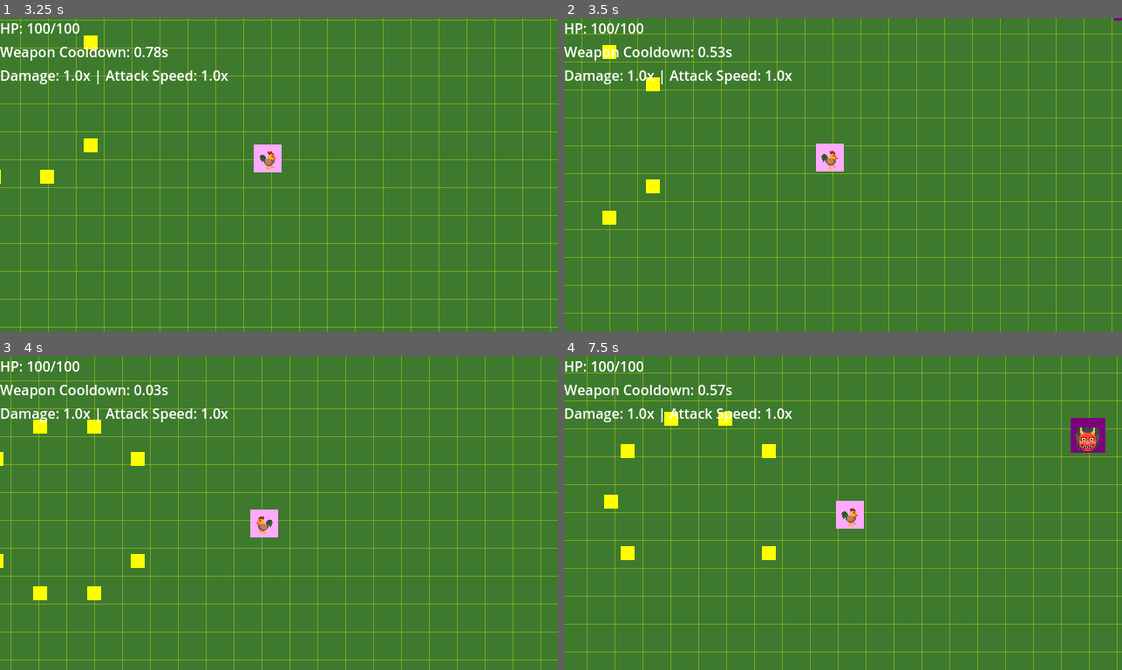
Above: before the commit, frames 1-4 (two rows, left to right).
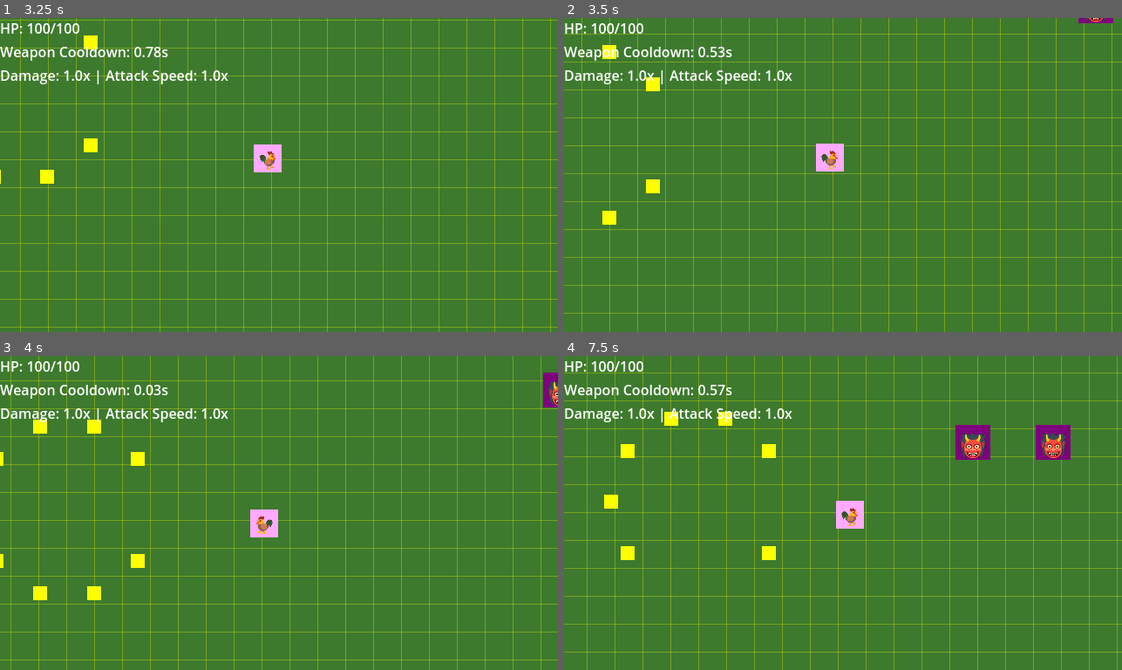
Above: after the commit, the same moments.

Repository: thejoshyee/sarimanok-game
Game: Godot game, scene res://main.tscn
Same seed, same stepped clock (60 frames per second), same inputs: the game is played once before the commit and once after it.
Inputs:
- Up to frame 1 (3.25 s): tap Enter (ui_accept) at 0.5, 0.77, 1.52, 3.02 s; hold Right (move_right) 0.53-1.28 s; hold 1 0.53-1.28 s; hold S (move_down) 1.28-2.03 s; tap 2 at 1.35 s; hold Right (move_right) 2.03-2.78 s; hold 3 2.03-2.78 s; hold Up (move_up) from 2.78 s (still down); tap 1 at 2.85 s
- Up to frame 2 (3.5 s): keep holding Up (move_up)
- Up to frame 3 (4 s): release Up (move_up) at 3.53 s; hold A (move_left) from 3.53 s (still down); hold 2 from 3.53 s (still down); tap Enter (ui_accept) at 3.77 s
- Up to frame 4 (7.5 s): release 2 at 4.28 s; tap 3 at 4.35 s; tap Enter (ui_accept) at 4.52, 6.02, 6.77 s; release A (move_left) at 5.03 s; hold S (move_down) 5.03-5.78 s; hold 1 5.03-5.78 s; hold Right (move_right) 5.78-6.53 s; tap 2 at 5.85 s; hold Up (move_up) 6.53-7.28 s; hold 3 6.53-7.28 s; hold Right (move_right) from 7.28 s (still down); tap 1 at 7.35 s

Frame 1 is identical in both runs. In frame 2, 0.1% of the frame differs, in the area x 92-100%, y 0-2%; in frame 3, 0.3%; in frame 4, 2.1%, in the area x 70-98%, y 19-34%.

Commit message:
Add ring-based spawn distance variation (405-495px)
Enemies now spawn at randomized distances within a ring rather than
a fixed circle, creating more organic spawn patterns.

Diff:
--- a/game/scripts/core/enemy_spawner.gd
+++ b/game/scripts/core/enemy_spawner.gd
@@ -10,7 +10,7 @@
 # Spawn configuration
 const ARENA_WIDTH: int = 3072
 const ARENA_HEIGHT: int = 2048
-var spawn_dist: float = 465.0  # Ring distance from player
+var spawn_dist: float = 450.0 # Base ring distance from player (ring = 405-495px)
 
 # Spawn timing
 var spawn_timer: float = 0.0
@@ -40,7 +40,7 @@
 	# Calculate spawn position using polar coordinates
 	# WHY: Ring spawn ensures enemies come from all directions, just off-screen
 	var angle = randf() * TAU  # Random angle (0 to 2π)
-	var offset = Vector2(cos(angle), sin(angle)) * spawn_dist
+	var offset = Vector2(cos(angle), sin(angle)) * spawn_dist * randf_range(0.9, 1.1) # Randomize distance slightly
 	var spawn_pos = player.global_position + offset
 
 	# Clamp to arena bounds (TODO: Refine this)
Not shown, changed: .taskmaster/tasks/tasks.json
